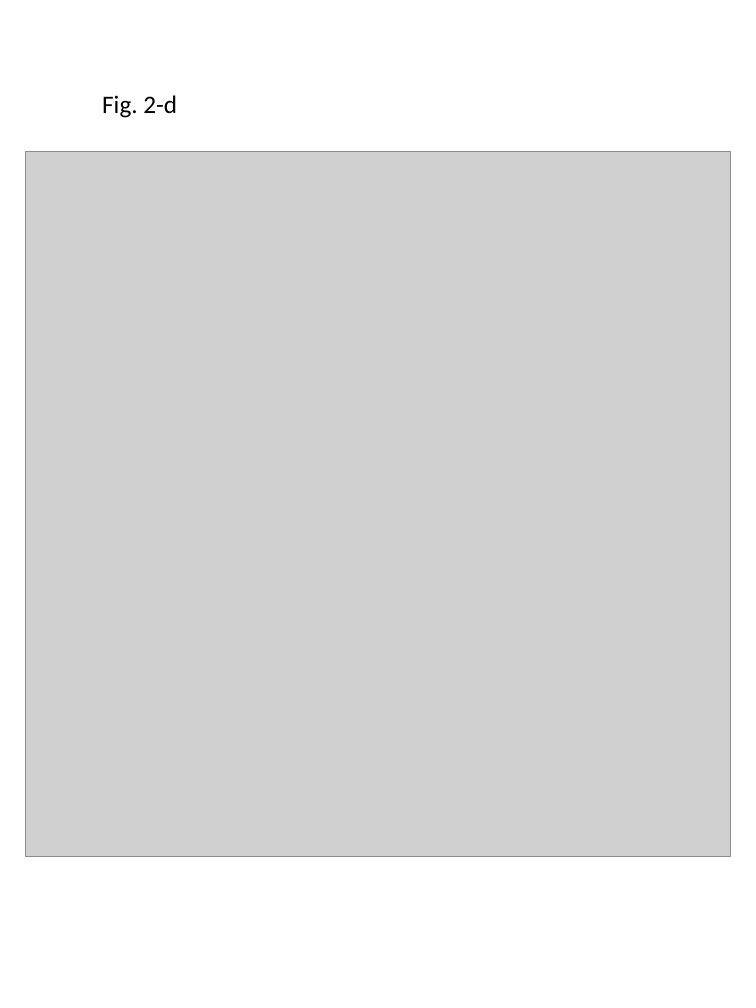
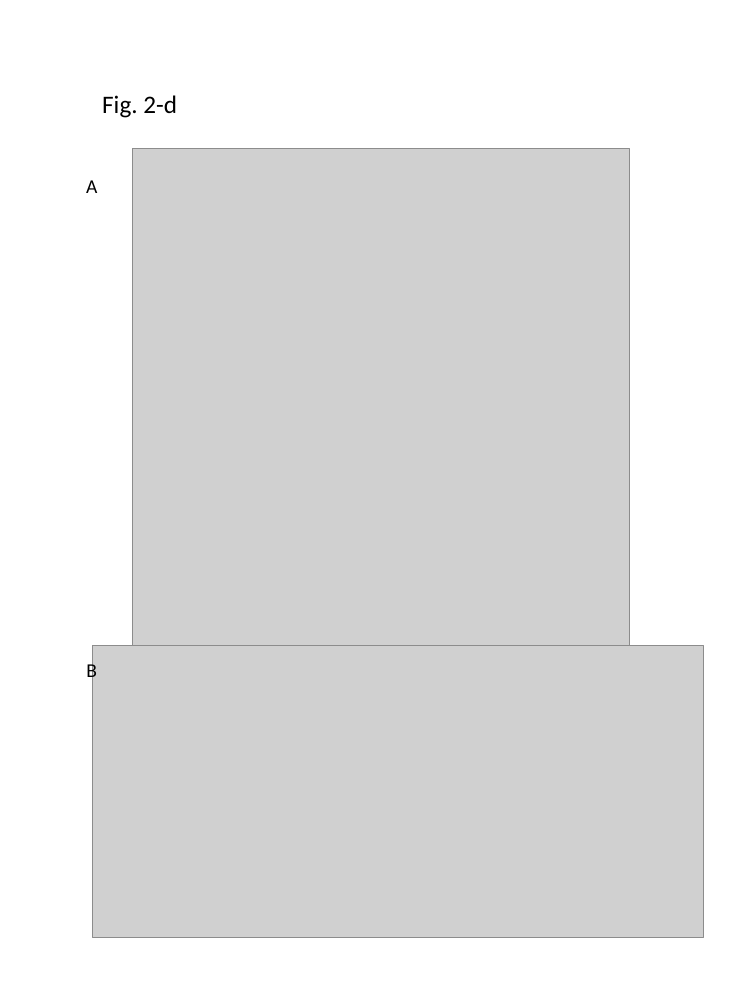
Before and after one commit to mdchambers/dissertation, a slide deck: slide 4 of ch2_groucho.figures/ch2_groucho.figures.pptx. Drawn at 756x1008 pixels with LibreOffice and Linux fonts; fonts in the diff are those of the drawing; grey boxes stand for pictures. Boxes give left, top, right and bottom in pixels: in the first picture for what was removed or moved away, otherwise in the second. Text is boxed around its words. In the diff, an @@ line names an element or a change of style, - is before the commit and + after.

```diff
--- a/ch2_groucho.figures/ch2_groucho.figures.pptx
+++ b/ch2_groucho.figures/ch2_groucho.figures.pptx
@@ picture: place and size @@
-picture at bbox=[25, 151, 731, 857]
+picture at bbox=[132, 148, 629, 645]
@@ text added at bbox=[86, 180, 97, 193], 14 pt, text #000000 @@
+A
@@ picture added at bbox=[93, 646, 704, 937] @@
@@ text added at bbox=[86, 660, 97, 682], 14 pt, text #000000 @@
+B
```
Also in this commit, not shown: 2 other slides changed, 28 other files.
